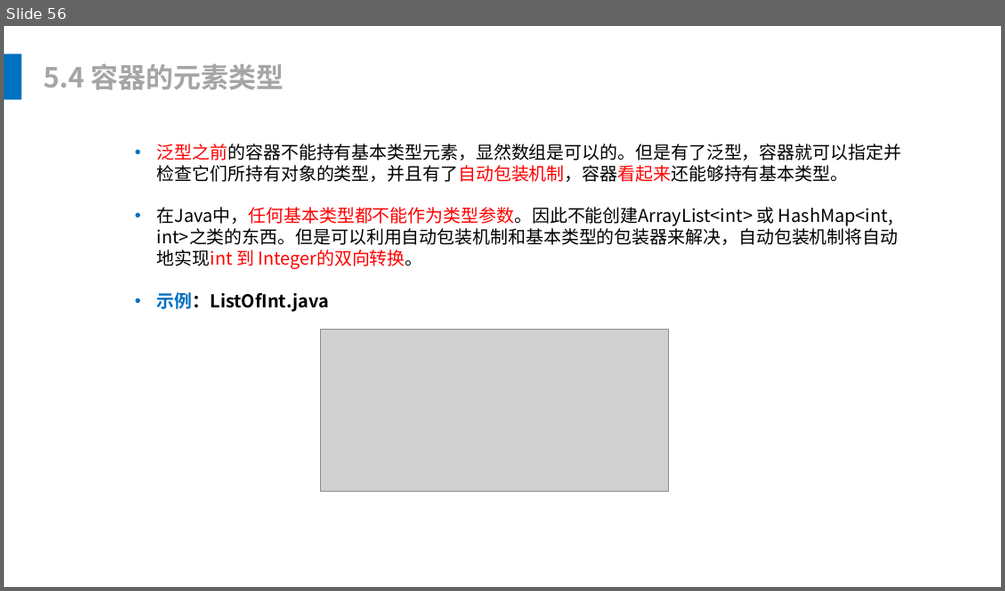
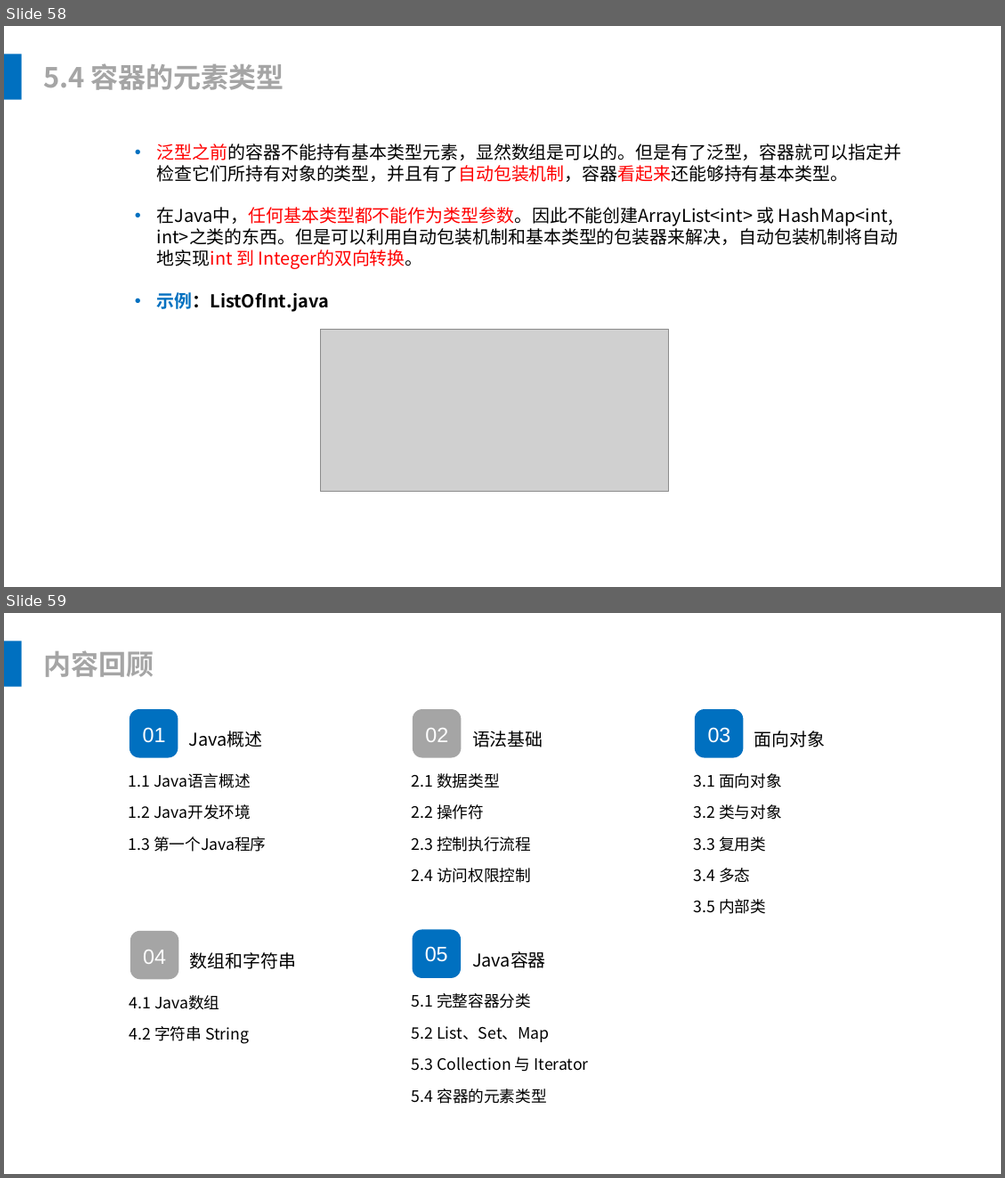
Before and after one commit to leonliu06/JavaTrainning, a slide deck: Java基础培训.pptx. Shown one above the other, each under a label of ours: slide 56 before the commit, slides 58 and 59 after it. The pictures are 1005x591 and 1005x1178 pixels, drawn with LibreOffice and Linux fonts; fonts in the diff are those of the drawing; grey boxes stand for pictures. Boxes give left, top, right and bottom in pixels: in the first picture for what was removed or moved away, otherwise in the second. Text is boxed around its words. In the diff, an @@ line names an element or a change of style, - is before the commit and + after.

```diff
--- a/Java基础培训.pptx
+++ b/Java基础培训.pptx
@@ slide 59 added at [4,613,1001,1174], background #FFFFFF @@
@@ rectangle added at [4,641,22,687], fill #0070C0 @@
@@ text added at [43,650,154,677], 28 pt, text #A5A5A5, bold @@
+内容回顾
@@ group added at [129,709,899,1106]: 16 frees, 5 rounded rectangles @@
+01
+Java概述
+1.1 Java语言概述
+1.2 Java开发环境
+1.3 第一个Java程序
+02
+语法基础
+2.1 数据类型
+2.2 操作符
+2.3 控制执行流程
+2.4 访问权限控制
+03
+面向对象
+3.1 面向对象
+3.2 类与对象
+3.3 复用类
+3.4 多态
+3.5 内部类
+04
+数组和字符串
+4.1 Java数组
+4.2 字符串 String
+Java容器
+5.1 完整容器分类
+5.2 List、Set、Map
+5.3 Collection 与 Iterator
+5.4 容器的元素类型
+05
@@ what was slide 56 is now slide 58 @@
```
Also in this commit, not shown: 3 slides changed, 3 other slides added, 2 slides removed, 3 other files.
